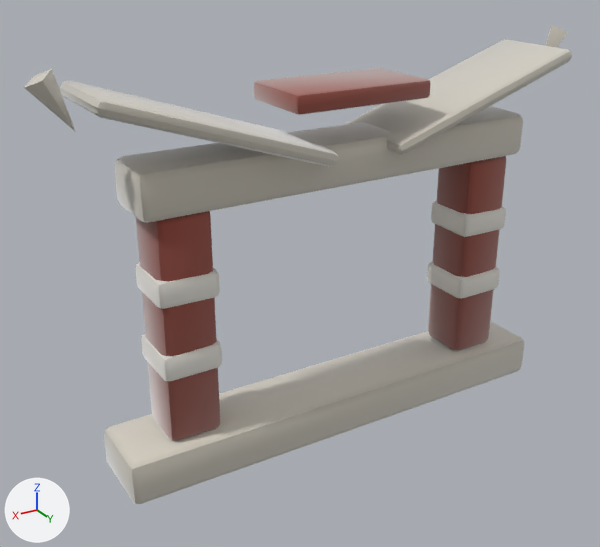
What one commit did to the glTF model assets/models/gates/827b3171.glb.
Rendered twice from a 50 mm lens placed at (4.76, 7.15, 5.52), pointed at (0.25, -0.38, 1.76). Lighting does not change. The marker at lower left points along +X, +Y and +Z. The picture after the commit comes second. Vertices at exactly the same position are counted once.

Names of what the first picture shows: 'gate_827b3171'.
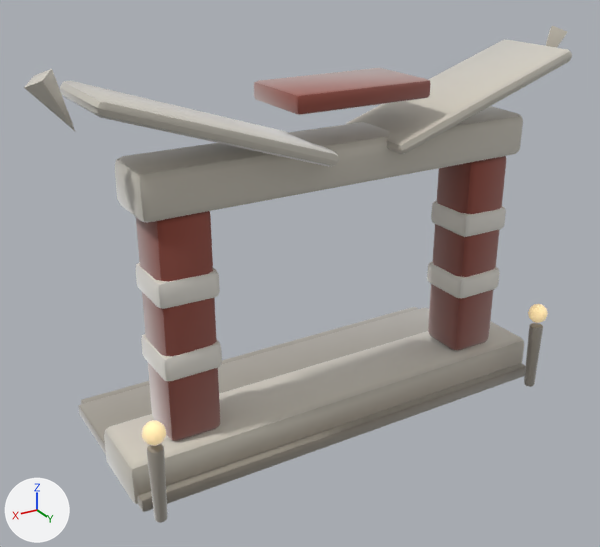
Changed parts and their boxes (x1, y1, x2, y2) in the pictures (600 x 547 px):
'gate_827b3171', reshaped
    before: (24, 26, 572, 504)
    after: (24, 26, 572, 523)
part 1 of me_gate_827b3171, added
    after: (79, 307, 526, 512)
part 2 of me_gate_827b3171, added
    after: (528, 304, 548, 323)
part 3 of me_gate_827b3171, added (beige)
    after: (142, 420, 166, 446)
part 4 of me_gate_827b3171, added
    after: (524, 323, 543, 387)
part 5 of me_gate_827b3171, added
    after: (146, 444, 168, 523)
part 6 of me_gate_827b3171, added (mostly hidden)
    after: (81, 307, 418, 404)
part 7 of me_gate_827b3171, edited (looks the same)
    both: (25, 26, 572, 504)

Edits to the bpy script that builds the scene:
```text
Add mat_clay__9e978a_0_93:
    mat_clay__9e978a_0_93 = bpy.data.materials.new('clay_#9E978A_0.93_-')
    # nodes: BsdfPrincipled, Mix, OutputMaterial, VertexColor
    # colours: grey #9e978a, mixed with the vertex colours
Add mat_clay__ffe2a8_0_95__ffe2a8:
    mat_clay__ffe2a8_0_95__ffe2a8 = bpy.data.materials.new('clay_#FFE2A8_0.95_#FFE2A8')
    # nodes: BsdfPrincipled, Mix, OutputMaterial, VertexColor
    # colours: beige #bca67a, beige #ffe2a8, mixed with the vertex colours
Change me_gate_827b3171:
    used by ob_gate_827b3171; location = (0.0, 0.0, 0.0)
    remove me_gate_827b3171.from_pydata(...)  # 836 vertices, 1612 faces; spans x -3.15..3.15, y -1.0..0.6, z 0.0..4.36
    add me_gate_827b3171.from_pydata(...)  # 1336 vertices, 2584 faces; spans x -3.15..3.15, y -1.71..0.83, z 0.0..4.36
    me_gate_827b3171 part 1: the loose piece of 56 vertices spanning x -1.6..1.6, y -1.0..0.4, z 0.0..0.08 is copied, and the copy is scaled about its middle by (1.65, 1.49, 2.02), then moved by (0.0, -0.2, 0.04), in mat_clay__9e978a_0_93; it spans x -2.65..2.65, y -1.55..0.55, z 0.0..0.16
    me_gate_827b3171 part 2: a new loose piece, a UV sphere (10 segments, 6 rings, poles along z) spanning x -2.64..-2.4, y 0.61..0.83, z 0.9..1.14, in mat_clay__ffe2a8_0_95__ffe2a8
    me_gate_827b3171 part 3: a new loose piece, a UV sphere (10 segments, 6 rings, poles along z) spanning x 2.4..2.64, y 0.61..0.83, z 0.9..1.14, in mat_clay__ffe2a8_0_95__ffe2a8
    me_gate_827b3171 part 4: a new loose piece of 114 vertices spanning x -2.6..-2.44, y 0.64..0.8, z 0.0..0.86, in mat_clay__9e978a_0_93
    me_gate_827b3171 part 5: a new loose piece of 114 vertices spanning x 2.44..2.6, y 0.64..0.8, z 0.0..0.86, in mat_clay__9e978a_0_93
    me_gate_827b3171 part 6: a new loose piece of 56 vertices spanning x -2.57..2.58, y -1.71..-1.37, z 0.0..0.12, in mat_clay__9e978a_0_93
    me_gate_827b3171 part 7: 1537 kept faces spanning x -3.15..3.15, y -1.0..0.6, z 0.0..4.36 get new vertex colours
    other edits to the shape of me_gate_827b3171 do not show in these pictures
    add me_gate_827b3171.materials.append(mat_clay__9e978a_0_93)
    add me_gate_827b3171.materials.append(mat_clay__ffe2a8_0_95__ffe2a8)
```
